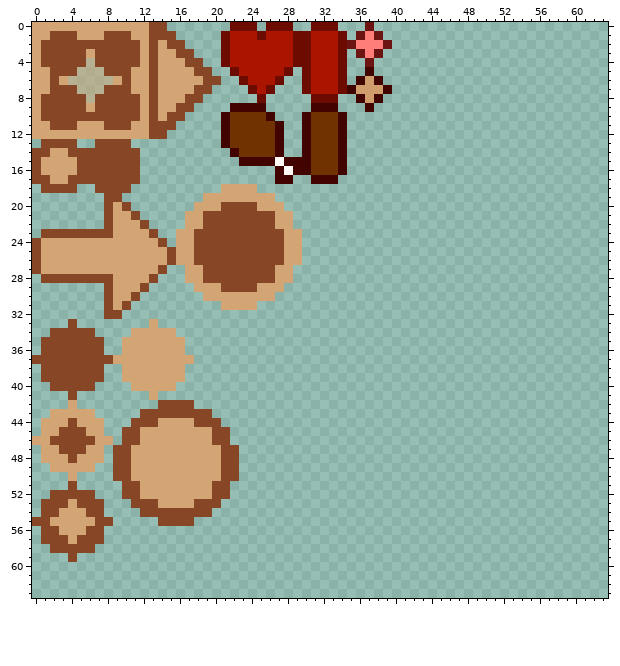
Edited in one commit: pixel-art sprite (assets/ui/frames.png). This is how it looked before the edit.
The file is 64x64 pixels.
And afterwards:
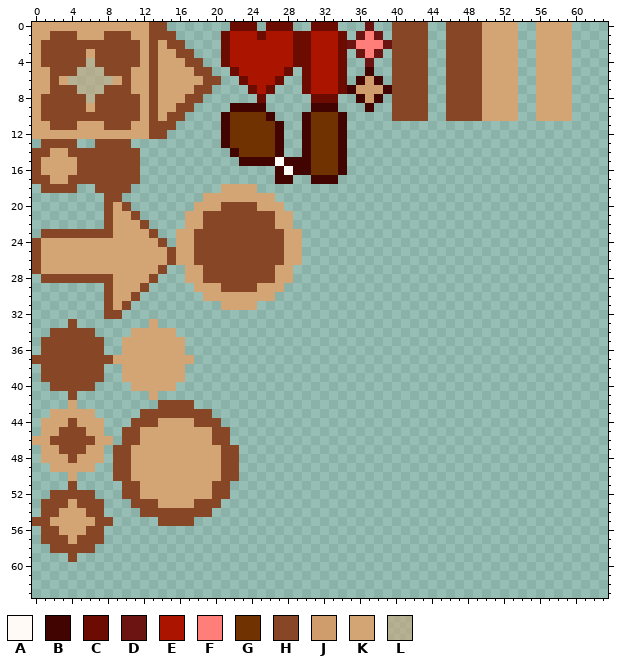
Palette (. is transparent): A #fffaf5  B #410400  C #6c0c00  D #6c1411  E #ab1500  F #ff7e79  G #703200  H #874727  J #ce9d6b  K #d3a575  L #d4a67587
Diff:
{"y":0,"x":40,"old":"....","new":"HHHH"}
{"y":0,"x":46,"old":"........","new":"HHHHKKKK"}
{"y":0,"x":56,"old":"....","new":"KKKK"}
{"y":1,"x":40,"old":"....","new":"HHHH"}
{"y":1,"x":46,"old":"........","new":"HHHHKKKK"}
{"y":1,"x":56,"old":"....","new":"KKKK"}
{"y":2,"x":40,"old":"....","new":"HHHH"}
{"y":2,"x":46,"old":"........","new":"HHHHKKKK"}
{"y":2,"x":56,"old":"....","new":"KKKK"}
{"y":3,"x":40,"old":"....","new":"HHHH"}
{"y":3,"x":46,"old":"........","new":"HHHHKKKK"}
{"y":3,"x":56,"old":"....","new":"KKKK"}
{"y":4,"x":40,"old":"....","new":"HHHH"}
{"y":4,"x":46,"old":"........","new":"HHHHKKKK"}
{"y":4,"x":56,"old":"....","new":"KKKK"}
{"y":5,"x":40,"old":"....","new":"HHHH"}
{"y":5,"x":46,"old":"........","new":"HHHHKKKK"}
{"y":5,"x":56,"old":"....","new":"KKKK"}
{"y":6,"x":40,"old":"....","new":"HHHH"}
{"y":6,"x":46,"old":"........","new":"HHHHKKKK"}
{"y":6,"x":56,"old":"....","new":"KKKK"}
{"y":7,"x":40,"old":"....","new":"HHHH"}
{"y":7,"x":46,"old":"........","new":"HHHHKKKK"}
{"y":7,"x":56,"old":"....","new":"KKKK"}
{"y":8,"x":40,"old":"....","new":"HHHH"}
{"y":8,"x":46,"old":"........","new":"HHHHKKKK"}
{"y":8,"x":56,"old":"....","new":"KKKK"}
{"y":9,"x":40,"old":"....","new":"HHHH"}
{"y":9,"x":46,"old":"........","new":"HHHHKKKK"}
{"y":9,"x":56,"old":"....","new":"KKKK"}
{"y":10,"x":40,"old":"....","new":"HHHH"}
{"y":10,"x":46,"old":"........","new":"HHHHKKKK"}
{"y":10,"x":56,"old":"....","new":"KKKK"}
{"label":"added","picture_box":[392,22,572,121]}
